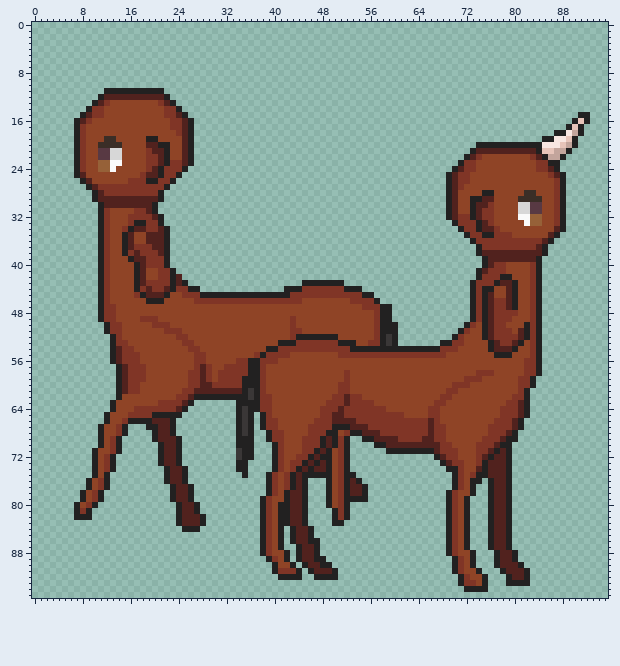
A sprite sheet gets an edit: sprite/creature/centaur/preview.png. Above is the file before it was changed.
The file is 96x96 pixels.
After:
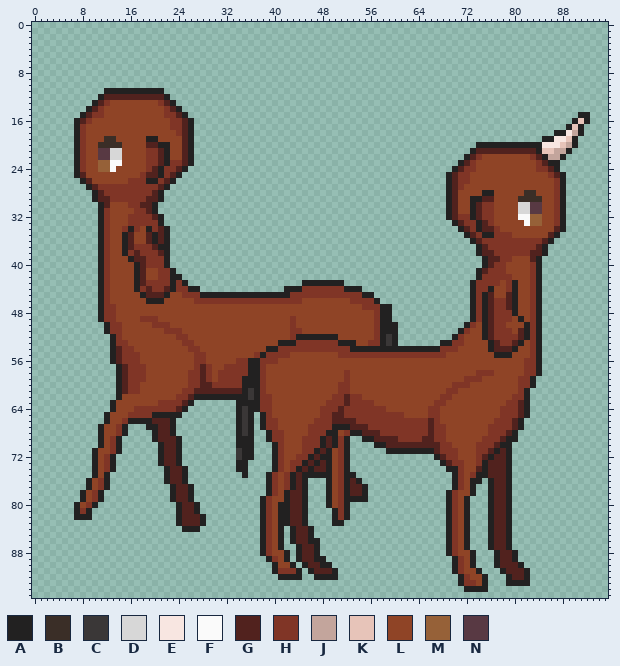
Palette (. is transparent): A #222121  B #3a2e27  C #3a3737  D #d7d7d7  E #f8e6e1  F #fafafa  G #51221e  H #803526  J #c3a59c  K #e7c4b9  L #8f4426  M #966138  N #583943
Difference:
y 14: x 10 H -> G; x 23 H -> G
y 21: x 20 G -> H
y 23: x 72 H -> G; x 85 H -> G
y 24: x 24 H -> G
y 25: x 23 H -> G
y 26: x 22 H -> G
y 27: x 21 H -> G
y 28: x 20 H -> G
y 29: x 13..18 GGGGGG -> HHHHHH
y 30: x 13..17 GGGGG -> LLLHH; x 75 G -> H
y 33: x 17..18 AA -> HH; x 71 H -> G
y 34: x 17..19 GGH -> HLA; x 72 H -> G
y 35: x 20 G -> A; x 73 H -> G
y 36: x 20 G -> A; x 74 H -> G
y 37: x 21 G -> A; x 75 H -> G
y 38: x 77..82 GGGGGG -> HHHHHH
y 39: x 78..82 GGGGG -> HHLLL
y 42: x 24 G -> A; x 78..79 AA -> HH
y 43: x 24 G -> H; x 77..79 AGG -> HLH
y 44: x 75 A -> H; x 79 G -> H
y 45: x 17 H -> L
y 48: x 80 H -> A
y 49: x 81 L -> A
